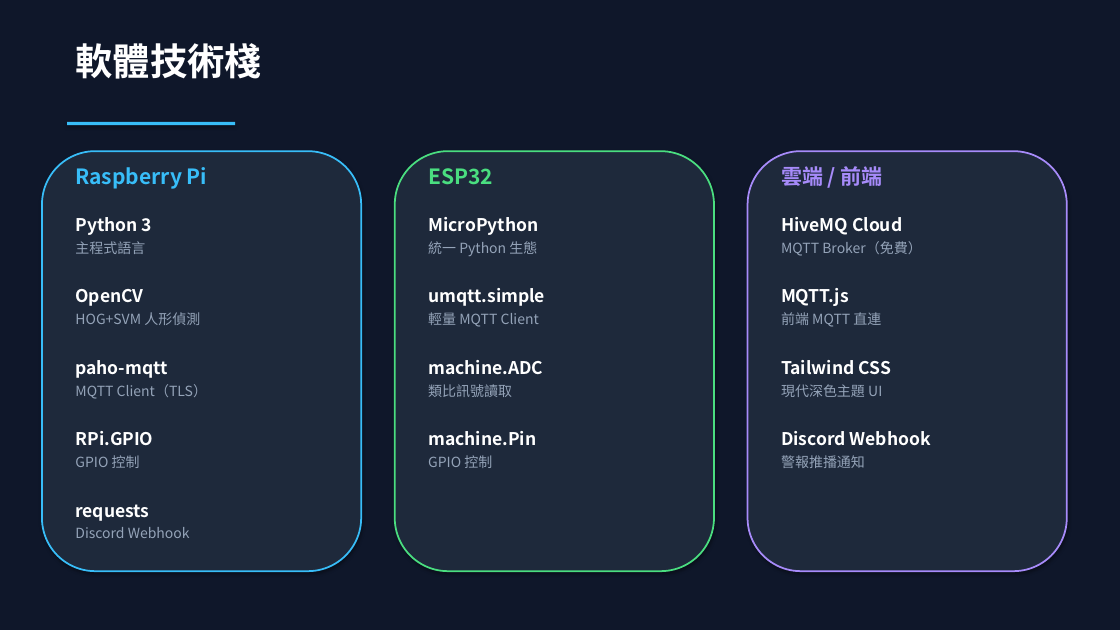
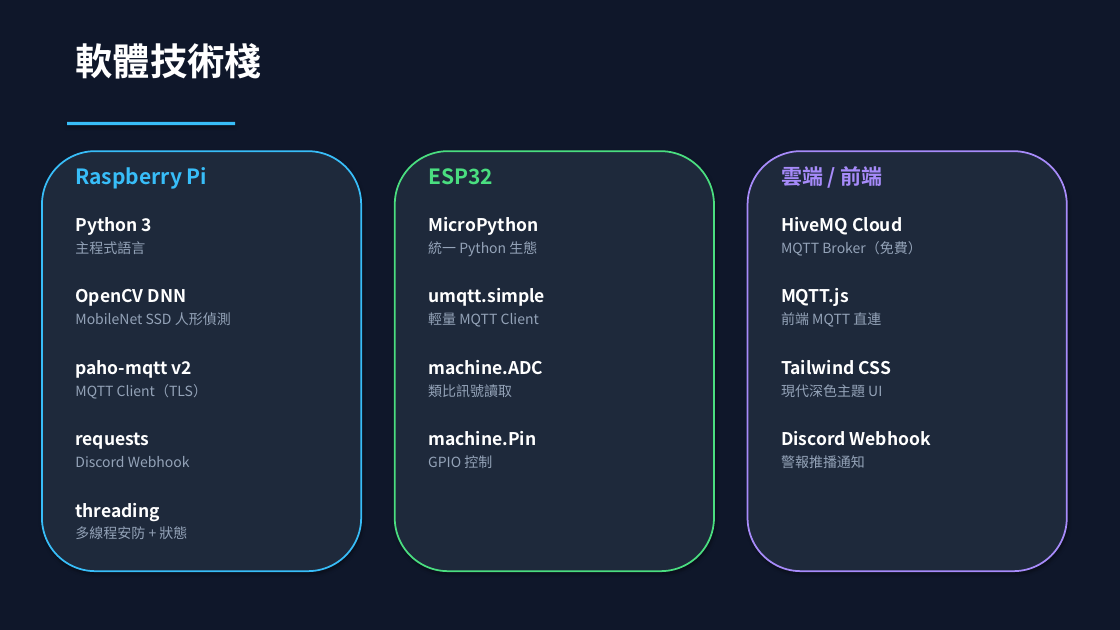
Before and after one commit to Chuck-Huang-yung/AIoT-Security-System, a slide deck: slide 8 of AIoT_期末專題報告.pptx. Drawn at 1120x630 pixels with LibreOffice and Linux fonts; fonts in the diff are those of the drawing. Boxes give left, top, right and bottom in pixels: in the first picture for what was removed or moved away, otherwise in the second. Text is boxed around its words. In the diff, an @@ line names an element or a change of style, - is before the commit and + after.

```diff
--- a/AIoT_期末專題報告.pptx
+++ b/AIoT_期末專題報告.pptx
@@ text at (75, 289, 187, 306): text changed @@
-OpenCV
+OpenCV DNN
@@ text at (75, 312, 231, 325): text changed @@
-HOG+SVM 人形偵測
+MobileNet SSD 人形偵測
@@ text at (75, 360, 192, 378): text changed @@
-paho-mqtt
+paho-mqtt v2
@@ text "requests": place and size @@
-text "requests" at (75, 504, 149, 521)
+text "requests" at (75, 432, 149, 449)
@@ text removed at (75, 431, 153, 445) @@
-RPi.GPIO
@@ text "Discord Webhook": place and size @@
-text "Discord Webhook" at (75, 527, 190, 538)
+text "Discord Webhook" at (75, 456, 190, 467)
@@ text removed at (75, 455, 140, 468) @@
-GPIO 控制
@@ text added at (75, 503, 159, 522), 15 pt, text #FFFFFF, bold @@
+threading
@@ text added at (75, 526, 187, 539), 12 pt, text #94A3B8 @@
+多線程安防 + 狀態
```
Also in this commit, not shown: 11 other slides changed, 8 other files.
